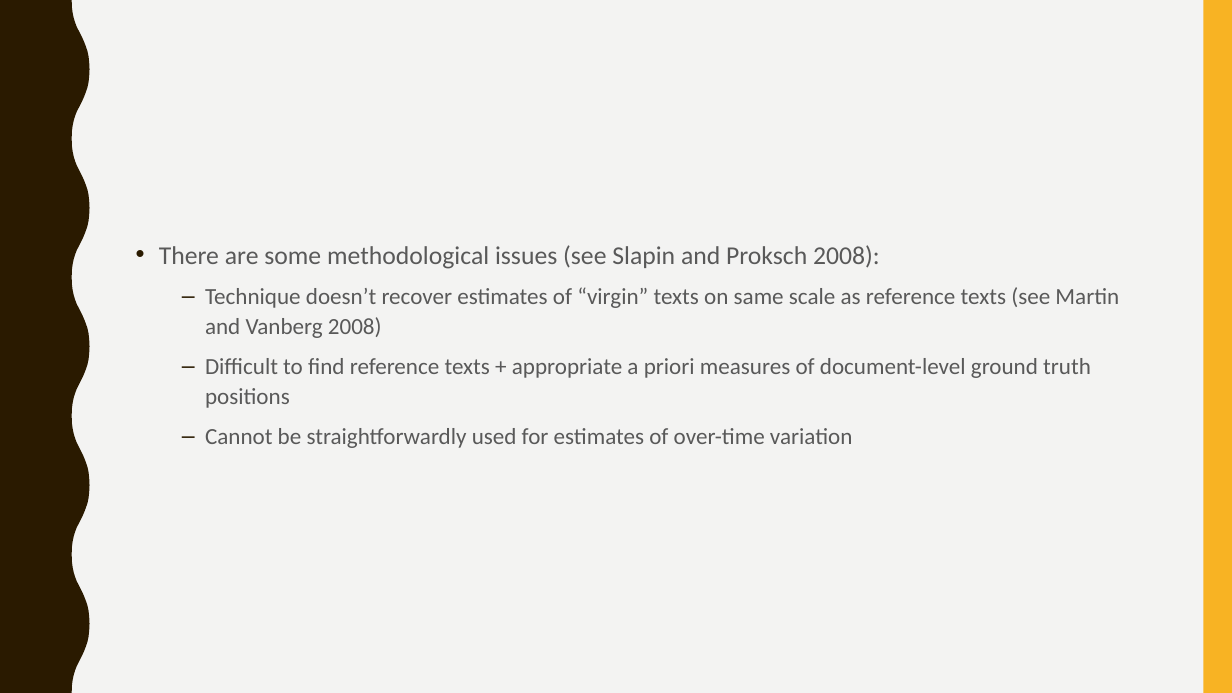
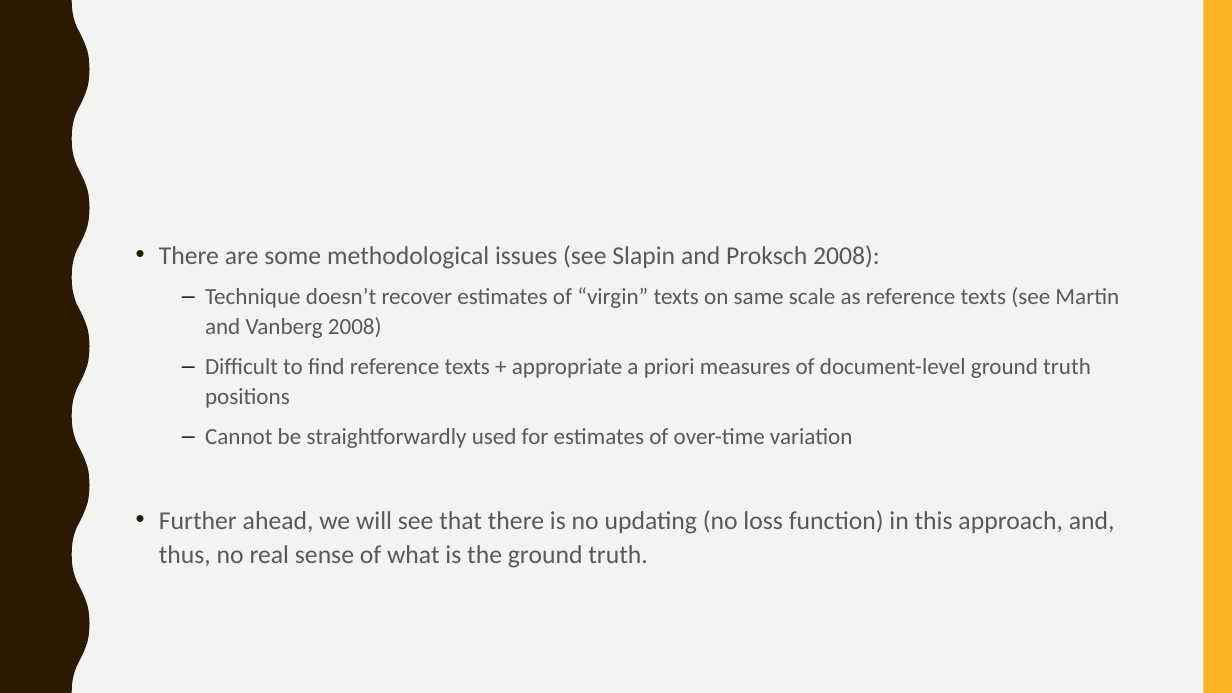
Before and after one commit to svallejovera/cta_updated, a slide deck: slide 22 of slides/7 A Primer on Supervised Learning.pptx (slide 23 before the commit). Drawn at 1232x693 pixels with LibreOffice and Linux fonts; fonts in the diff are those of the drawing. Boxes give left, top, right and bottom in pixels: in the first picture for what was removed or moved away, otherwise in the second. Text is boxed around its words. In the diff, an @@ line names an element or a change of style, - is before the commit and + after.

```diff
--- a/slides/7 A Primer on Supervised Learning.pptx
+++ b/slides/7 A Primer on Supervised Learning.pptx
@@ text at [159,510,1115,568]: paragraph added @@
+• Further ahead, we will see that there is no updating (no loss function) in this approach, and, thus, no real sense of what is the ground truth.
```
Also in this commit, not shown: 7 other slides changed, 36 slides added, 19 slides removed, 34 other files.
